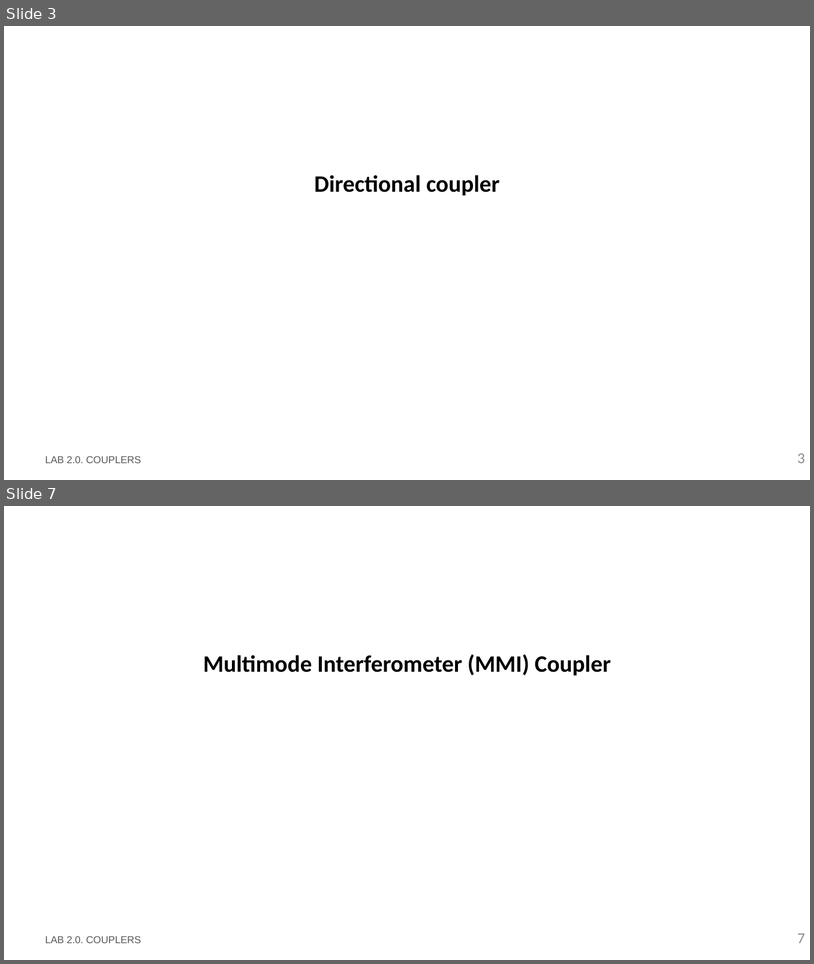
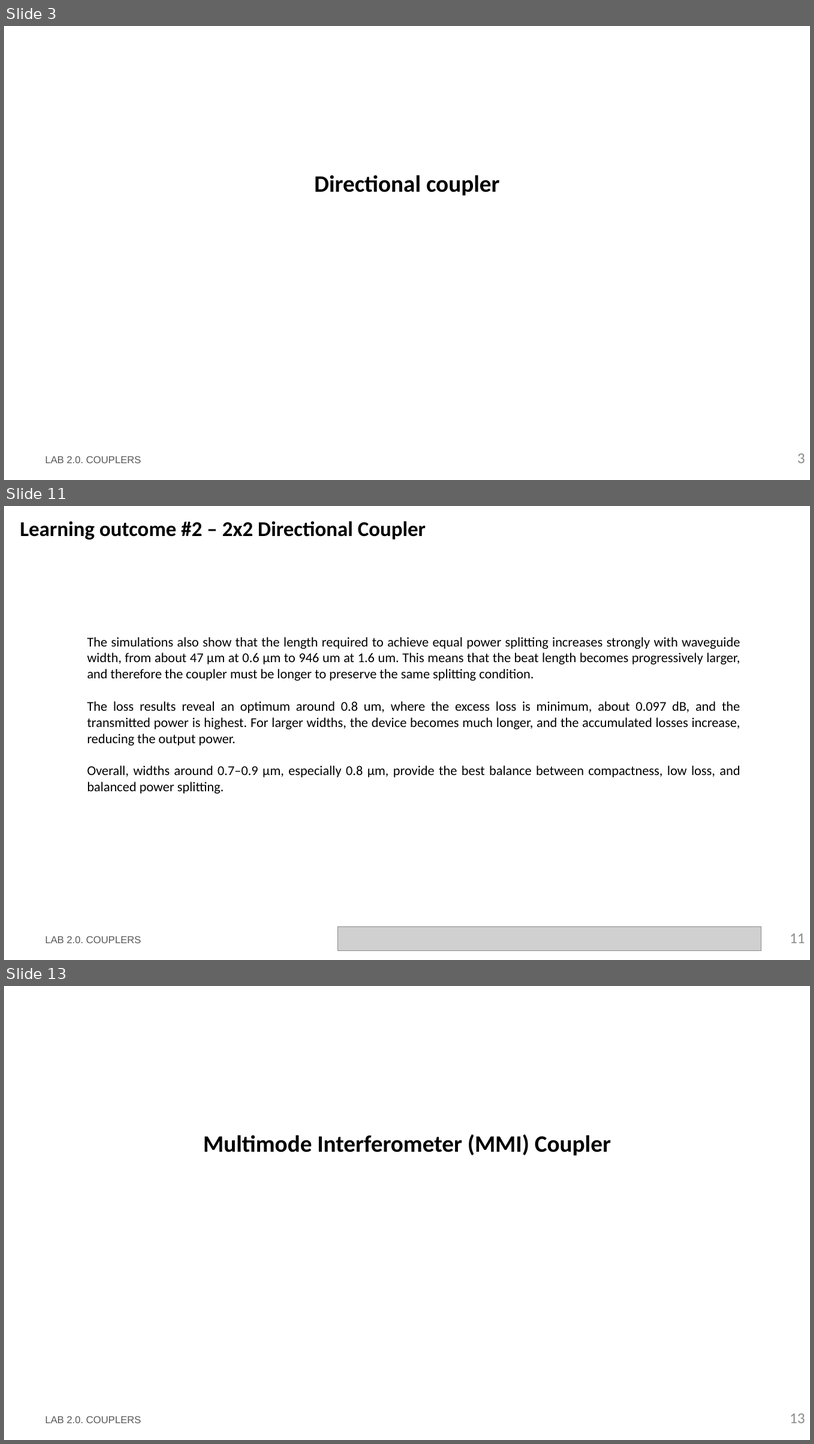
Before and after one commit to mromgar1/pic-upv-lab2, a slide deck: LabBook_20.pptx. Shown one above the other, each under a label of ours: slides 3 and 7 before the commit, slides 3, 11 and 13 after it; the slides between them are not shown. The pictures are 814x964 and 814x1444 pixels, drawn with LibreOffice and Linux fonts; fonts in the diff are those of the drawing; grey boxes stand for pictures; background and template pictures are left out. Boxes give left, top, right and bottom in pixels: in the first picture for what was removed or moved away, otherwise in the second. Text is boxed around its words. In the diff, an @@ line names an element or a change of style, - is before the commit and + after.

```diff
--- a/LabBook_20.pptx
+++ b/LabBook_20.pptx
@@ slide 11 added at (4,506,810,960), background #FFFFFF @@
@@ title added at (20,521,426,540), 25 pt, text #000000, bold @@
+Learning outcome #2 – 2x2 Directional Coupler
@@ text added at (87,637,741,793), 16 pt, text #000000 @@
+The simulations also show that the length required to achieve equal power splitting increases strongly with waveguide width, from about 47 µm at 0.6 µm to 946 um at 1.6 um. This means that the beat length becomes progressively larger, and therefore the coupler must be longer to preserve the same splitting condition.
+The loss results reveal an optimum around 0.8 um, where the excess loss is minimum, about 0.097 dB, and the transmitted power is highest. For larger widths, the device becomes much longer, and the accumulated losses increase, reducing the output power.
+Overall, widths around 0.7–0.9 µm, especially 0.8 µm, provide the best balance between compactness, low loss, and balanced power splitting.
@@ text added at (45,936,141,943), 12 pt, text #585858 @@
+LAB 2.0. COUPLERS
@@ picture added at (338,927,762,951) @@
@@ page number added at (790,933,806,943), 18 pt, text #8C8C8C @@
+11
@@ what was slide 7 is now slide 13 @@
@@ page number at (790,1413,806,1423): text changed @@
-7
+13
```
Also in this commit, not shown: 4 slides changed, 11 other slides added, 8 slides removed, 1 other file.
